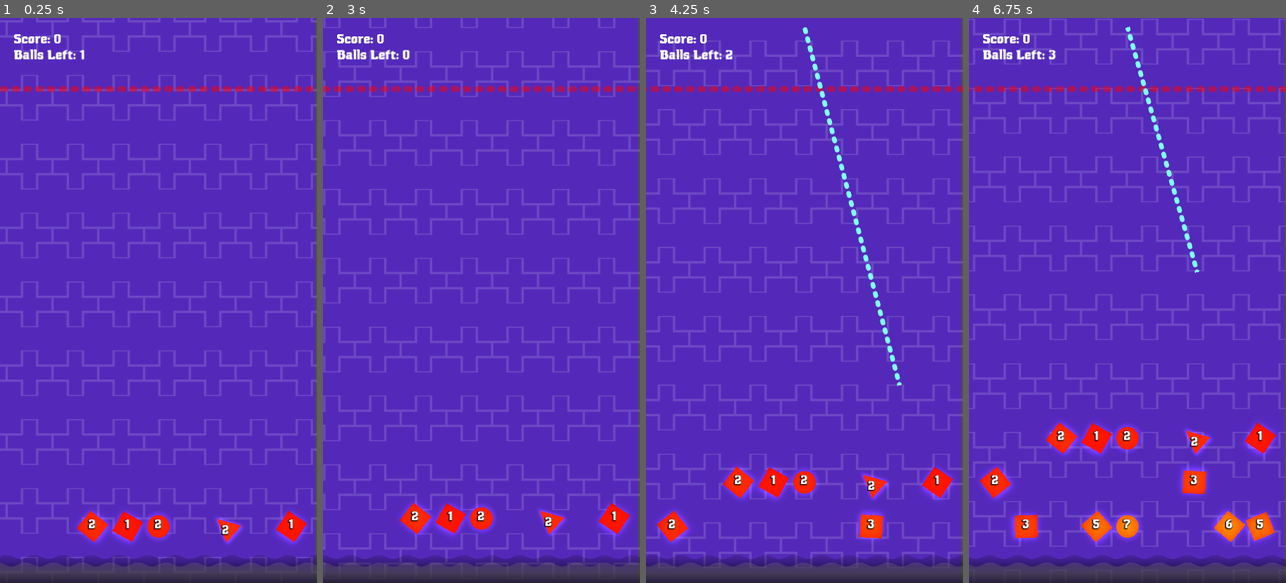
Above: before the commit, frames 1-4 (left to right).
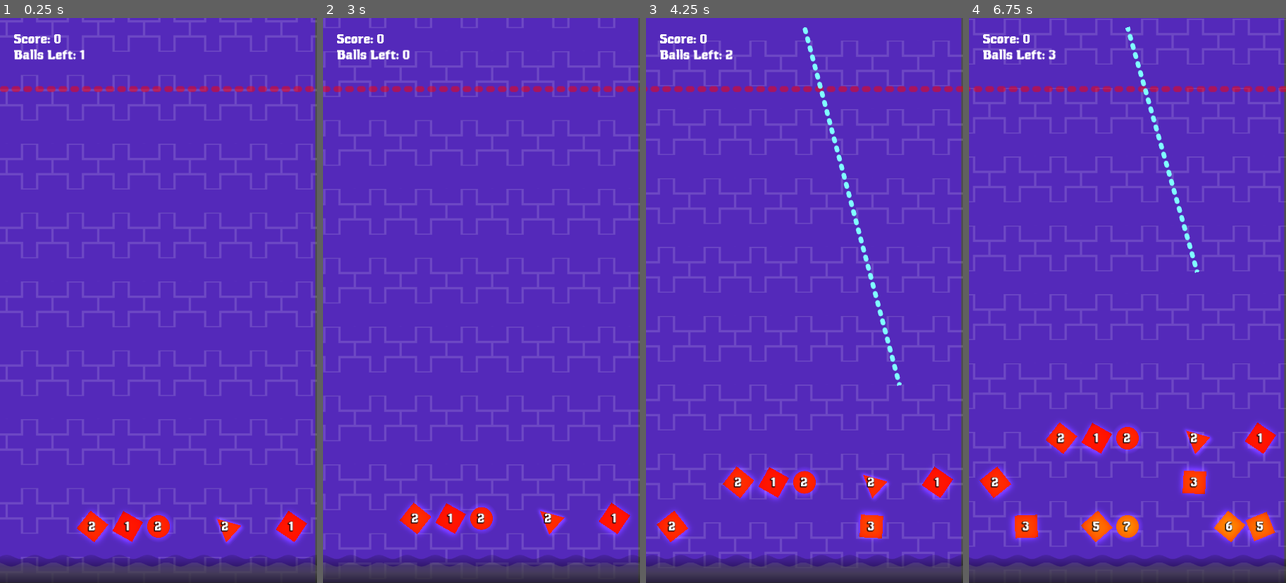
Above: after the commit, the same moments.

Repository: mbosetti/BallBouncer
Game: Godot game, scene res://scenes/game/game_scene.tscn
The game is run twice, just before and just after one commit, with the same random seed, the same clock (stepped at 60 frames per second) and the same inputs.
Inputs (mouse positions are in pixels of both pictures, inside the frame that each line leads up to):
- Up to frame 1 (0.25 s): no input
- Up to frame 2 (3 s): move the mouse to (551, 272) at 0.52 s; press the mouse at (551, 272) at 0.53 s; move the mouse to (418, 328) at 1.27 s; release the mouse at (418, 328) at 1.28 s; click (418, 328) at 1.35 s; move the mouse to (513, 176) at 2.02 s; press the mouse at (513, 176) at 2.03 s; move the mouse to (465, 413) at 2.77 s; release the mouse at (465, 413) at 2.78 s; click (465, 413) at 2.85 s
- Up to frame 3 (4.25 s): move the mouse to (899, 385) at 3.52 s; press the mouse at (899, 385) at 3.53 s
- Up to frame 4 (6.75 s): move the mouse to (1032, 215) at 4.27 s; release the mouse at (1032, 215) at 4.28 s; click (1032, 215) at 4.35 s; move the mouse to (1143, 300) at 5.02 s; press the mouse at (1143, 300) at 5.03 s; move the mouse to (1079, 159) at 5.77 s; release the mouse at (1079, 159) at 5.78 s; click (1079, 159) at 5.85 s; move the mouse to (1197, 272) at 6.52 s; press the mouse at (1197, 272) at 6.53 s

The runs differ from the first frame. In frame 1, 0.2% of the frame differs, in the area x 27-93%, y 88-92%; in frame 2, 0.2%; in frame 3, 0.3%; in frame 4, 0.6%, in the area x 6-93%, y 73-91%.

Commit message:
add shine shader and make background shine

Diff:
--- a/scenes/game/game_scene.tscn
+++ b/scenes/game/game_scene.tscn
@@ -7,6 +7,8 @@
 [ext_resource type="PackedScene" uid="uid://yisy7ekslkrk" path="res://scenes/game/game_over_screen.tscn" id="3_vb4t7"]
 [ext_resource type="Texture2D" uid="uid://bp50c1qm3fkn7" path="res://assets/background.svg" id="4_8wwbn"]
 [ext_resource type="Shader" path="res://scenes/game_scene.gdshader" id="5_7dnnh"]
+[ext_resource type="Shader" path="res://scenes/shine.gdshader" id="6_2b6dw"]
+[ext_resource type="Script" path="res://scripts/background.gd" id="6_afmp6"]
 [ext_resource type="Texture2D" uid="uid://cwd2homv46oqg" path="res://assets/square_over_square.png" id="6_yhgm4"]
 [ext_resource type="PackedScene" uid="uid://brphdiiw2w7qf" path="res://scenes/game/projectile_launcher.tscn" id="7_35dpy"]
 [ext_resource type="Script" path="res://scripts/CollidableObjectSpawner.gd" id="8_lmsiy"]
@@ -24,6 +26,14 @@
 [ext_resource type="Script" path="res://scripts/state/game/game_over_state.gd" id="21_2uc7c"]
 [ext_resource type="Script" path="res://scripts/state/game/new_game_state.gd" id="21_m8cei"]
 
+[sub_resource type="ShaderMaterial" id="ShaderMaterial_cfv76"]
+shader = ExtResource("6_2b6dw")
+shader_parameter/color = Color(0.329412, 0.160784, 0.729412, 1)
+shader_parameter/shine_color = Color(1, 1, 1, 0.403922)
+shader_parameter/shine_progress = 0.0
+shader_parameter/shine_size = 0.05
+shader_parameter/shine_angle = 45.0
+
 [sub_resource type="ShaderMaterial" id="ShaderMaterial_k4pnw"]
 shader = ExtResource("5_7dnnh")
 shader_parameter/scroll_speed = Vector2(0.2, -0.125)
@@ -70,9 +80,12 @@
 [node name="Shake" parent="Camera2D" instance=ExtResource("3_1ed2t")]
 
 [node name="Background" type="Node2D" parent="."]
+script = ExtResource("6_afmp6")
+shine_time = 0.42
 
 [node name="Solid" type="Sprite2D" parent="Background"]
 modulate = Color(0.329412, 0.160784, 0.729412, 1)
+material = SubResource("ShaderMaterial_cfv76")
 texture = ExtResource("4_8wwbn")
 
 [node name="ScrollingOverlay" type="Sprite2D" parent="Background"]
@@ -154,7 +167,6 @@
 script = ExtResource("8_lmsiy")
 spawn_count_min = 2
 spawn_count_max = 5
-spawn_location_prefix = null
 spawnable_objects = Array[PackedScene]([ExtResource("9_flstf"), ExtResource("10_gfmyq"), ExtResource("11_4gxdp")])
 spawn_parent = NodePath("../Objects")
 
--- /dev/null
+++ b/scenes/shine.gdshader
@@ -0,0 +1,20 @@
+shader_type canvas_item;
+
+uniform vec4 color : source_color = vec4(1.0);
+uniform vec4 shine_color : source_color = vec4(1.0);
+uniform float shine_progress : hint_range(0.0, 1.0, 0.01) = 0.0;
+uniform float shine_size : hint_range(0.01, 1.0, 0.01) = 0.1;
+uniform float shine_angle : hint_range(0.0, 89.9, 0.1) = 45.0;
+
+float scale(float value, float inMin, float inMax, float outMin, float outMax) {
+    return (value - inMin) * (outMax - outMin) / (inMax - inMin) + outMin;
+}
+
+void fragment() {
+    COLOR = texture(TEXTURE, UV);
+    COLOR.rgb = mix(COLOR.rgb, color.rgb, color.a); // Add color to the texture
+	float slope = tan(radians(shine_angle));
+	float progress = scale(shine_progress, 0.0, 1.0, -1.0 - shine_size - shine_size * slope, 1.0 * slope);
+    float shine = step(slope * UV.x - UV.y, progress + shine_size + shine_size * slope) - step(slope * UV.x - UV.y, progress);
+    COLOR.rgb = mix(COLOR.rgb, shine_color.rgb, shine * shine_color.a);
+}
--- a/scenes/types/collidable_object_base.tscn
+++ b/scenes/types/collidable_object_base.tscn
@@ -48,11 +48,13 @@
 anchor_right = 0.5
 anchor_bottom = 0.5
 offset_left = -64.0
-offset_top = -21.0
+offset_top = -15.0
 offset_right = 64.0
-offset_bottom = 21.0
+offset_bottom = 15.0
 grow_horizontal = 2
 grow_vertical = 2
+size_flags_horizontal = 4
+size_flags_vertical = 4
 theme_override_colors/font_shadow_color = Color(0, 0, 0, 0.764706)
 theme_override_constants/shadow_offset_x = -1
 theme_override_constants/shadow_offset_y = 1
--- a/scenes/types/triangle.tscn
+++ b/scenes/types/triangle.tscn
@@ -15,9 +15,3 @@
 
 [node name="CollisionShape2D" parent="." index="2"]
 shape = SubResource("ConvexPolygonShape2D_26pun")
-
-[node name="Label" parent="." index="3"]
-offset_left = -63.0
-offset_top = -8.0
-offset_right = 65.0
-offset_bottom = 34.0
--- a/scripts/BallBouncer.gd
+++ b/scripts/BallBouncer.gd
@@ -24,6 +24,8 @@
 var _has_shot = false
 var _is_game_over = false
 var cursor_event_position = Vector2.ZERO
+
+const SAVE_FILE_PATH = "user://save_game.save"
 
 func _ready():
 	deadZone.body_exited.connect(_on_projectile_exited_dead_zone)
@@ -52,14 +54,14 @@
 			child.queue_free()
 
 func load_game():
-	var save_file = FileAccess.open("user://save_game.save", FileAccess.READ)
+	var save_file = FileAccess.open(SAVE_FILE_PATH, FileAccess.READ)
 	if save_file:
 		var save_data = JSON.parse_string(save_file.get_as_text())
 		high_score = save_data["high_score"]
 	gameOverScreen.set_high_score(high_score)
 
 func save_game():
-	var save_file = FileAccess.open("user://save_game.save", FileAccess.WRITE)
+	var save_file = FileAccess.open(SAVE_FILE_PATH, FileAccess.WRITE)
 	if score > high_score:
 		high_score = score
 	var save_data = {
--- a/scripts/CollidableObjectSpawner.gd
+++ b/scripts/CollidableObjectSpawner.gd
@@ -27,8 +27,8 @@
 		var spawn_scene = spawnable_objects[randi() % spawnable_objects.size()]
 		var spawn = spawn_scene.instantiate() as CollidableObject
 		spawn.health = randi_range(min, max)
+		spawn.position = spawn_location.position
 		spawn_parent.add_child(spawn)
-		spawn.position = spawn_location.position
 		spawn.random_rotation()
 		spawned.append(spawn)
 	return spawned
--- /dev/null
+++ b/scripts/background.gd
@@ -0,0 +1,42 @@
+extends Node2D
+
+@export var shine_time: float = 0.75
+@export var shine_start_min: float = 60.0
+@export var shine_start_max: float = 300.0
+
+@onready var solid: Sprite2D = $Solid
+@onready var timer: SceneTreeTimer = null
+
+var tween: Tween = null
+
+const SHINE_PROGRESS = "shine_progress"
+const SHINE_SIZE = "shine_size"
+
+func _process(delta):
+	_random_shine()
+
+func _random_shine():
+	_time_and_shine(randf_range(shine_start_min, shine_start_max))
+
+func _time_and_shine(time: float):
+	if timer == null:
+		print("Shine in " + str(time) + " seconds")
+		timer = get_tree().create_timer(time)
+		await timer.timeout
+		await shine()
+		timer = null
+
+func shine():
+	if tween == null:
+		print("Bright and shiny!")
+		tween = create_tween().set_trans(Tween.TRANS_SINE).set_ease(Tween.EASE_IN)
+		tween.tween_method((func(value): set_shader_value(solid, SHINE_PROGRESS, value)), 0.0, 1.0, shine_time)
+		tween.tween_method((func(value): set_shader_value(solid, SHINE_SIZE, value)), 0.13, 0.01, shine_time * 0.75)
+		# tween.set_trans(Tween.TRANS_SINE).set_ease(Tween.EASE_OUT)
+		# tween.tween_method((func(value): set_shader_value(solid, SHINE_PROGRESS, value)), 1.0, 0.0, shine_time)
+		# tween.tween_method((func(value): set_shader_value(solid, SHINE_SIZE, value)), 0.01, 0.13, shine_time)
+		await tween.finished
+		tween = null
+
+func set_shader_value(textureObject, name, value):
+	textureObject.material.set_shader_parameter(name, value);
Not shown: 1 places in scenes/game/game_scene.tscn that only renumber resources
